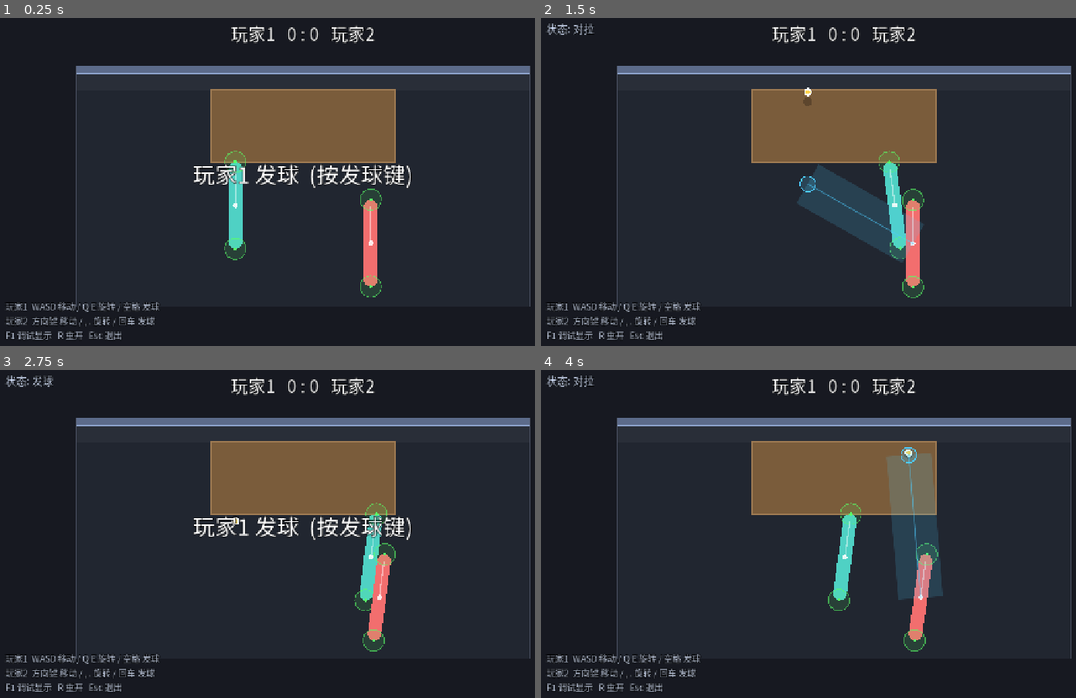
Above: before the commit, frames 1-4 (two rows, left to right).
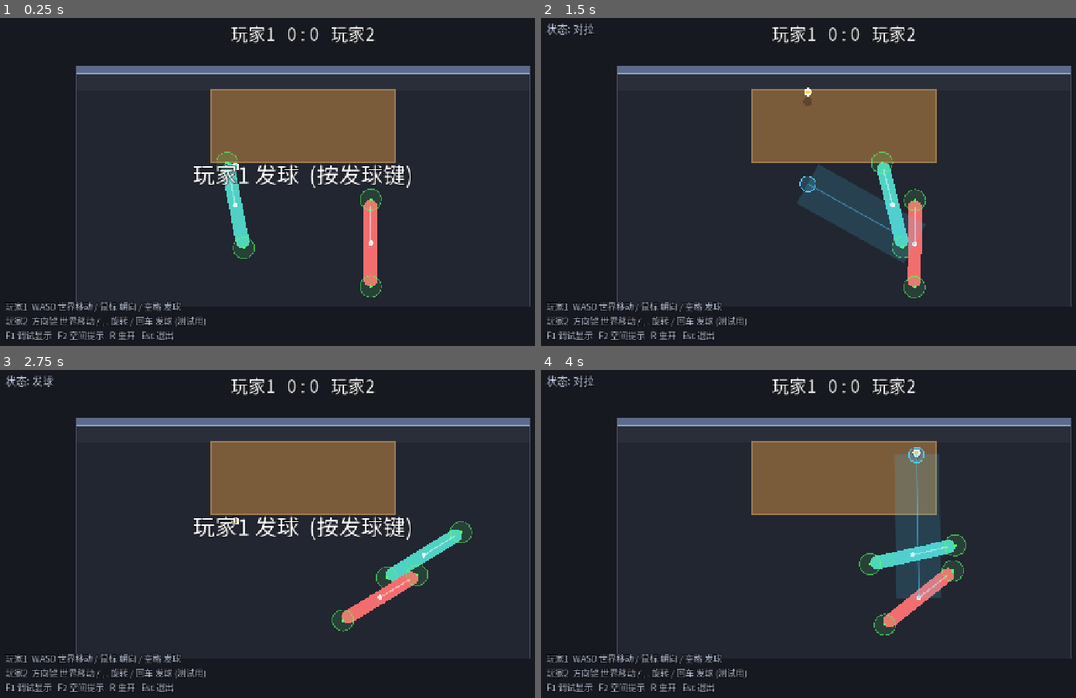
Above: after the commit, the same moments.

Repository: shuperidou/BMA-Arena
Game: Godot game, scene res://scenes/Main.tscn
Same seed, same stepped clock (60 frames per second), same inputs: the game is played once before the commit and once after it.
Inputs (mouse positions are in pixels of both pictures, inside the frame that each line leads up to):
- Up to frame 1 (0.25 s): no input
- Up to frame 2 (1.5 s): tap Enter at 0.5, 0.6 s; move the mouse to (979, 168) at 0.52 s; hold D 0.53-1.25 s; click (979, 168) at 0.67 s; tap Space at 0.77, 1.07 s; tap Q at 0.8 s; drag from (722, 204) to (813, 254) at 1.27 s
- Up to frame 3 (2.75 s): move the mouse to (363, 461) at 2.02 s; hold D from 2.03 s (still down); tap E at 2.1 s; click (363, 461) at 2.17 s; tap R at 2.3 s
- Up to frame 4 (4 s): release D at 2.75 s; drag from (813, 606) to (658, 484) at 2.77 s; move the mouse to (1027, 589) at 3.52 s; hold A from 3.53 s (still down); tap Space at 3.6, 3.77 s; click (1027, 589) at 3.67 s; tap Enter at 3.8 s

The runs differ from the first frame. In frame 1, 1.8% of the frame differs, in the area x 10-48%, y 40-99%; in frame 2, 2.1%; in frame 3, 4.2%; in frame 4, 5.2%, in the area x 10-80%, y 23-99%.

Commit message:
control: decouple world-space WASD movement from mouse target-rotation (remove Q/E)

Diff:
--- a/project.godot
+++ b/project.godot
@@ -1,6 +1,10 @@
 ; Engine configuration file.
-; Godot 4.7 project for "竞技场：阻挡个屁" (Arena: Block My Ass)
-; Phase 0 + Phase 1 prototype. See README.md and AGENTS.md.
+; It's best edited using the editor UI and not directly,
+; since the parameters that go here are not all obvious.
+;
+; Format:
+;   [section] ; section goes between []
+;   param=value ; assign values to parameters
 
 config_version=5
 
@@ -22,7 +26,6 @@
 window/size/viewport_width=1280
 window/size/viewport_height=720
 window/stretch/mode="canvas_items"
-window/stretch/aspect="keep"
 
 [physics]
 
--- /dev/null
+++ b/scenes/ControlTest.tscn
@@ -0,0 +1,6 @@
+[gd_scene load_steps=2 format=3]
+
+[ext_resource type="Script" path="res://scripts/tools/control_test.gd" id="1_ctrl"]
+
+[node name="ControlTest" type="Node"]
+script = ExtResource("1_ctrl")
--- a/scripts/autoload/game_config.gd
+++ b/scripts/autoload/game_config.gd
@@ -31,8 +31,13 @@
 
 var move_speed: float = 360.0
 var move_accel: float = 3200.0         ## 速度变化最大加速度 (惯性/手感)
-var turn_speed: float = 4.0            ## rad/s 目标角速度
-var turn_accel: float = 42.0           ## rad/s^2 角速度变化上限
+
+# 旋转：鼠标给"目标角度"，角色带惯性逐渐追踪 (设计: 独立于移动)
+var max_angular_velocity: float = 5.0   ## rad/s 最大角速度
+var rotation_acceleration: float = 30.0 ## rad/s^2 角速度变化上限 (旋转惯性)
+var rotation_gain: float = 6.0          ## 角度误差 -> 目标角速度的增益
+var rotation_damping: float = 6.0       ## 无鼠标目标时的角速度衰减 (rad/s^2)
+var min_mouse_distance: float = 6.0     ## 鼠标离角色太近则不改变目标朝向
 
 # ============================================================
 #  球 (俯视投影 + 独立高度 z)
@@ -82,14 +87,21 @@
 # ============================================================
 #  输入 (physical keycodes)
 # ============================================================
-var p1_keys: Dictionary = {
-	"up": KEY_W, "down": KEY_S, "left": KEY_A, "right": KEY_D,
-	"rot_ccw": KEY_Q, "rot_cw": KEY_E, "serve": KEY_SPACE,
-}
-var p2_keys: Dictionary = {
-	"up": KEY_UP, "down": KEY_DOWN, "left": KEY_LEFT, "right": KEY_RIGHT,
-	"rot_ccw": KEY_COMMA, "rot_cw": KEY_PERIOD, "serve": KEY_ENTER,
-}
+## 基础控制模型 (玩家1):
+##   WASD -> 世界坐标平移 (与朝向完全无关)
+##   鼠标 -> 目标朝向 (旋转带惯性追踪)
+##   Q/E 等旋转键已删除。
+var p1_move: Dictionary = {"up": KEY_W, "down": KEY_S, "left": KEY_A, "right": KEY_D}
+var p1_serve: int = KEY_SPACE
+var p1_aim_mode: int = InputScheme.AimMode.MOUSE
+
+## 玩家2 为本地双人测试用 [TEMP]: 方向键世界移动 + 键盘朝向。
+## 基础控制模型以玩家1 为准；这里保留键盘朝向只是为了能单人/双人测试。
+var p2_move: Dictionary = {"up": KEY_UP, "down": KEY_DOWN, "left": KEY_LEFT, "right": KEY_RIGHT}
+var p2_serve: int = KEY_ENTER
+var p2_aim_mode: int = InputScheme.AimMode.KEYBOARD
+var p2_rot_ccw: int = KEY_COMMA
+var p2_rot_cw: int = KEY_PERIOD
 
 # ============================================================
 #  UI 字体 (Godot 默认字体不含中文，用系统字体)
--- a/scripts/core/main.gd
+++ b/scripts/core/main.gd
@@ -31,8 +31,13 @@
 	for i in 2:
 		var p := PlayerController.new()
 		p.name = "Player%d" % (i + 1)
-		var key_map: Dictionary = GameConfig.p1_keys if i == 0 else GameConfig.p2_keys
-		p.setup(i + 1, key_map)
+		var scheme: InputScheme
+		if i == 0:
+			scheme = InputScheme.new(GameConfig.p1_move, GameConfig.p1_serve, GameConfig.p1_aim_mode)
+		else:
+			scheme = InputScheme.new(GameConfig.p2_move, GameConfig.p2_serve, GameConfig.p2_aim_mode,
+				GameConfig.p2_rot_ccw, GameConfig.p2_rot_cw)
+		p.setup(i + 1, scheme)
 		p.global_position = Vector2(-300.0, 140.0) if i == 0 else Vector2(300.0, 140.0)
 		add_child(p)
 		players.append(p)
--- a/scripts/match/match.gd
+++ b/scripts/match/match.gd
@@ -76,7 +76,7 @@
 func _begin_serve() -> void:
 	state = GameTypes.MatchState.SERVE
 	_interference_fired = false
-	_serve_latch = players[server_index - 1].input_scheme.serve_pressed()
+	_serve_latch = _server_serve_pressed(players[server_index - 1])
 	last_hitter = null
 	expected_receiver = _other(players[server_index - 1])
 	_reset_positions()
@@ -93,9 +93,12 @@
 	state_changed.emit(state)
 	EventBus.notify("玩家%d 发球  (按发球键)" % server_index, 1.2)
 
+func _server_serve_pressed(p: PlayerController) -> bool:
+	return p.input_scheme != null and p.input_scheme.serve_pressed()
+
 func _tick_serve() -> void:
 	var server: PlayerController = players[server_index - 1]
-	var pressed: bool = server.input_scheme.serve_pressed()
+	var pressed: bool = _server_serve_pressed(server)
 	if pressed and not _serve_latch:
 		_serve_latch = true
 		_do_serve(server)
--- a/scripts/player/input_scheme.gd
+++ b/scripts/player/input_scheme.gd
@@ -1,28 +1,50 @@
 class_name InputScheme
 extends RefCounted
-## 一个玩家的键位方案。用 physical keycode，避免键盘布局差异。
+## 一个玩家的输入方案。用 physical keycode，避免键盘布局差异。
 ##
-## 使用代码轮询而不是 InputMap，方便原型阶段零配置运行。
+## 基础控制模型 (设计):
+##   移动 = 世界坐标向量 (WASD 永远对应屏幕上/下/左/右，绝不按角色朝向旋转)
+##   朝向 = 目标角度 (鼠标) 或键盘转向 (仅第二玩家临时用)
+## 两者完全解耦。
 
-var keys: Dictionary
+enum AimMode { MOUSE, KEYBOARD, NONE }
 
-func _init(key_map: Dictionary) -> void:
-	keys = key_map
+var move_keys: Dictionary
+var serve_key: int
+var aim_mode: int
+var rot_ccw_key: int
+var rot_cw_key: int
 
-func _pressed(action: String) -> bool:
-	return Input.is_physical_key_pressed(keys[action])
+func _init(p_move: Dictionary, p_serve: int, p_aim: int, p_ccw: int = 0, p_cw: int = 0) -> void:
+	move_keys = p_move
+	serve_key = p_serve
+	aim_mode = p_aim
+	rot_ccw_key = p_ccw
+	rot_cw_key = p_cw
 
-## 移动方向 (俯视: up = -y)。
+func _pressed(keycode: int) -> bool:
+	return keycode != 0 and Input.is_physical_key_pressed(keycode)
+
+## 世界坐标移动方向 (俯视: up = -y)。与角色 rotation 无关。
 func move_vector() -> Vector2:
 	var v := Vector2(
-		float(_pressed("right")) - float(_pressed("left")),
-		float(_pressed("down")) - float(_pressed("up"))
+		float(_pressed(move_keys["right"])) - float(_pressed(move_keys["left"])),
+		float(_pressed(move_keys["down"])) - float(_pressed(move_keys["up"]))
 	)
 	return v.normalized() if v.length() > 1.0 else v
 
-## 旋转输入: +1 = 顺时针 (Godot 2D 正角速度为顺时针)。
+func serve_pressed() -> bool:
+	return _pressed(serve_key)
+
+## 键盘转向输入: +1 = 顺时针 (Godot 2D 正角速度为顺时针)。仅 KEYBOARD 模式用。
 func turn_axis() -> float:
-	return float(_pressed("rot_cw")) - float(_pressed("rot_ccw"))
+	return float(_pressed(rot_cw_key)) - float(_pressed(rot_ccw_key))
 
-func serve_pressed() -> bool:
-	return _pressed("serve")
+## 鼠标目标角度。无有效目标时返回 NAN。
+func mouse_aim_angle(owner: Node2D) -> float:
+	if aim_mode != AimMode.MOUSE:
+		return NAN
+	var d: Vector2 = owner.get_global_mouse_position() - owner.global_position
+	if d.length() < GameConfig.min_mouse_distance:
+		return NAN
+	return d.angle()
--- a/scripts/player/player_controller.gd
+++ b/scripts/player/player_controller.gd
@@ -16,12 +16,13 @@
 var ball: Ball = null
 
 var hit_points: Array[HitPoint] = []
+var debug_aim_override: float = NAN  ## 测试用：非 NAN 时覆盖鼠标目标角度
 var _last_touch_time: float = -10.0
 var _body_color: Color = Color(0.31, 0.82, 0.77)
 
-func setup(index: int, key_map: Dictionary) -> void:
+func setup(index: int, scheme: InputScheme) -> void:
 	player_index = index
-	input_scheme = InputScheme.new(key_map)
+	input_scheme = scheme
 	_body_color = Color(0.31, 0.82, 0.77) if index == 1 else Color(0.95, 0.43, 0.43)
 
 func _ready() -> void:
@@ -54,15 +55,14 @@
 
 func _integrate_forces(state: PhysicsDirectBodyState2D) -> void:
 	var step: float = state.step
+	# --- 平移：世界坐标。WASD 永远对应世界方向，与 rotation 无关 ---
 	var dir: Vector2 = input_scheme.move_vector() if input_scheme != null else Vector2.ZERO
 	var target_v: Vector2 = dir * GameConfig.move_speed
 	var dv: Vector2 = target_v - state.linear_velocity
 	state.linear_velocity += dv.limit_length(GameConfig.move_accel * step)
 
-	var ta: float = input_scheme.turn_axis() if input_scheme != null else 0.0
-	var target_w: float = ta * GameConfig.turn_speed
-	var dw: float = target_w - state.angular_velocity
-	state.angular_velocity += clampf(dw, -GameConfig.turn_accel * step, GameConfig.turn_accel * step)
+	# --- 旋转：与平移完全独立 ---
+	_update_rotation(state, step)
 
 	for i in state.get_contact_count():
 		var obj: Object = state.get_contact_collider_object(i)
@@ -81,6 +81,26 @@
 			_last_touch_time = now
 			ball_touched.emit(self, hp)
 			return
+
+## 旋转追踪：鼠标给目标角度，带角加速度限制地逐渐转向 (有旋转惯性)。
+func _update_rotation(state: PhysicsDirectBodyState2D, step: float) -> void:
+	if input_scheme == null:
+		return
+	var accel: float = GameConfig.rotation_acceleration * step
+	if input_scheme.aim_mode == InputScheme.AimMode.MOUSE:
+		var target: float = debug_aim_override if not is_nan(debug_aim_override) \
+			else input_scheme.mouse_aim_angle(self)
+		if is_nan(target):
+			# 鼠标太近或不在鼠标模式：角速度逐渐衰减
+			state.angular_velocity = move_toward(state.angular_velocity, 0.0, GameConfig.rotation_damping * step)
+			return
+		var err: float = wrapf(target - state.transform.get_rotation(), -PI, PI)
+		var desired_w: float = clampf(err * GameConfig.rotation_gain,
+			-GameConfig.max_angular_velocity, GameConfig.max_angular_velocity)
+		state.angular_velocity += clampf(desired_w - state.angular_velocity, -accel, accel)
+	elif input_scheme.aim_mode == InputScheme.AimMode.KEYBOARD:
+		var target_w: float = input_scheme.turn_axis() * GameConfig.max_angular_velocity
+		state.angular_velocity += clampf(target_w - state.angular_velocity, -accel, accel)
 
 func reset_to(pos: Vector2, rot: float) -> void:
 	linear_velocity = Vector2.ZERO
--- /dev/null
+++ b/scripts/tools/control_test.gd
@@ -0,0 +1,87 @@
+extends Node
+## 无头控制测试：验证 WASD 是世界坐标移动、与朝向解耦、鼠标朝向带惯性。
+## 运行: godot --headless --path <project> res://scenes/ControlTest.tscn
+
+var main_node: Node
+var p1: PlayerController
+var p2: PlayerController
+var failures: int = 0
+
+func _ready() -> void:
+	main_node = preload("res://scenes/Main.tscn").instantiate()
+	add_child(main_node)
+	await get_tree().process_frame
+	p1 = main_node.players[0]
+	p2 = main_node.players[1]
+	p2.input_scheme = null
+	p1.debug_aim_override = NAN
+	await _run()
+	print("CONTROL TEST failures=", failures)
+	get_tree().quit()
+
+func _key(code: int, down: bool) -> void:
+	var ev := InputEventKey.new()
+	ev.physical_keycode = code
+	ev.pressed = down
+	Input.parse_input_event(ev)
+
+func _frames(n: int) -> void:
+	for i in n:
+		await get_tree().physics_frame
+
+func _check(name: String, cond: bool, detail: String) -> void:
+	if cond:
+		print("PASS ", name, "  ", detail)
+	else:
+		failures += 1
+		print("FAIL ", name, "  ", detail)
+
+func _run() -> void:
+	# 测试1: 角色朝下(+y)，按 W -> 必须向世界坐标上方(-y)移动
+	p1.global_position = Vector2(0, 120)
+	p1.rotation = PI / 2.0     # 朝下
+	p1.linear_velocity = Vector2.ZERO
+	_key(KEY_W, true)
+	await _frames(45)
+	_key(KEY_W, false)
+	await _frames(2)
+	var test1_ok: bool = p1.global_position.y < 60.0 and absf(p1.global_position.x) < 40.0
+	_check("T1 朝下按W->世界上", test1_ok, "pos=%s" % str(p1.global_position.round()))
+
+	# 测试2: 角色朝上(-y 方向, rotation=-PI/2)，按 D -> 向世界坐标右方(+x)
+	p1.global_position = Vector2(0, 120)
+	p1.rotation = -PI / 2.0
+	p1.linear_velocity = Vector2.ZERO
+	_key(KEY_D, true)
+	await _frames(45)
+	_key(KEY_D, false)
+	await _frames(2)
+	var test2_ok: bool = p1.global_position.x > 60.0 and absf(p1.global_position.y - 120.0) < 40.0
+	_check("T2 朝上按D->世界右", test2_ok, "pos=%s" % str(p1.global_position.round()))
+
+	# 测试3: 移动与旋转互不干扰。按住 W 同时给 90 度目标朝向
+	p1.global_position = Vector2(0, 120)
+	p1.rotation = 0.0
+	p1.linear_velocity = Vector2.ZERO
+	p1.angular_velocity = 0.0
+	p1.debug_aim_override = PI / 2.0   # 目标: 朝下
+	_key(KEY_W, true)
+	await _frames(30)
+	var mid_rot: float = p1.rotation
+	_key(KEY_W, false)
+	await _frames(40)   # 继续追踪目标直到稳定
+	var test3_ok: bool = p1.global_position.y < 120.0 - 60.0 and absf(wrapf(p1.rotation - PI / 2.0, -PI, PI)) < 0.15
+	_check("T3 上移+转下", test3_ok, "pos=%s rot=%.2f mid=%.2f" % [str(p1.global_position.round()), p1.rotation, mid_rot])
+
+	# 测试4: 旋转是渐进的，不是瞬间。从 0 追到 PI，第一帧不应到位，且角速度受限
+	p1.global_position = Vector2(0, 120)
+	p1.rotation = 0.0
+	p1.linear_velocity = Vector2.ZERO
+	p1.angular_velocity = 0.0
+	var t4target: float = 2.5
+	p1.debug_aim_override = t4target
+	await _frames(1)
+	_check("T4a 非瞬间转向", absf(p1.rotation) < 0.2, "after1frame rot=%.3f" % p1.rotation)
+	await _frames(120)
+	var settled: bool = absf(wrapf(p1.rotation - t4target, -PI, PI)) < 0.2
+	_check("T4b 最终转到目标", settled, "rot=%.2f (target %.2f)" % [p1.rotation, t4target])
--- a/scripts/tools/rally_test.gd
+++ b/scripts/tools/rally_test.gd
@@ -18,6 +18,8 @@
 	ball = main_node.ball
 	players = main_node.players
 	main_node.debug_layer.enabled = true  # 确保调试绘制路径也被执行
+	for p in players:
+		p.input_scheme = null  # 测试里不让鼠标/键盘控制旋转，手动摆位更稳定
 
 	ball.table_bounced.connect(func(i: int) -> void:
 		events.append("TABLE%d y=%.0f z=%.0f" % [i, ball.global_position.y, ball.z]))
--- a/scripts/ui/hud.gd
+++ b/scripts/ui/hud.gd
@@ -30,9 +30,9 @@
 
 	_controls_label = _make_label(Vector2(24, 596), 18, Color(0.7, 0.74, 0.82))
 	_controls_label.size = Vector2(900, 110)
-	_controls_label.text = "玩家1  WASD 移动 / Q E 旋转 / 空格 发球\n" \
-		+ "玩家2  方向键 移动 / , . 旋转 / 回车 发球\n" \
-		+ "F1 调试显示   R 重开   Esc 退出"
+	_controls_label.text = "玩家1  WASD 世界移动 / 鼠标 朝向 / 空格 发球\n" \
+		+ "玩家2  方向键 世界移动 / , . 旋转 / 回车 发球 (测试用)\n" \
+		+ "F1 调试显示   F2 空间提示   R 重开   Esc 退出"
 
 	EventBus.message.connect(_on_message)
 	EventBus.score_changed.connect(_on_score)
Not shown, added: scripts/tools/control_test.gd.uid
Not shown, added: scripts/tools/rally_test.gd.uid
Not shown, changed: AGENTS.md
Not shown, changed: README.md
